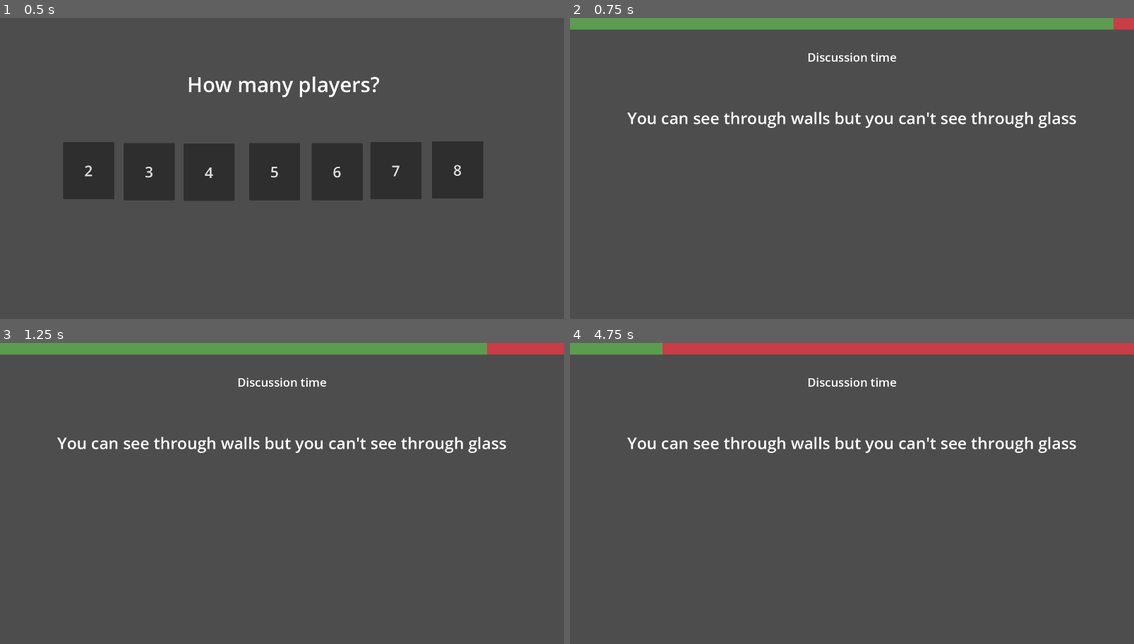
Above: before the commit, frames 1-4 (two rows, left to right).
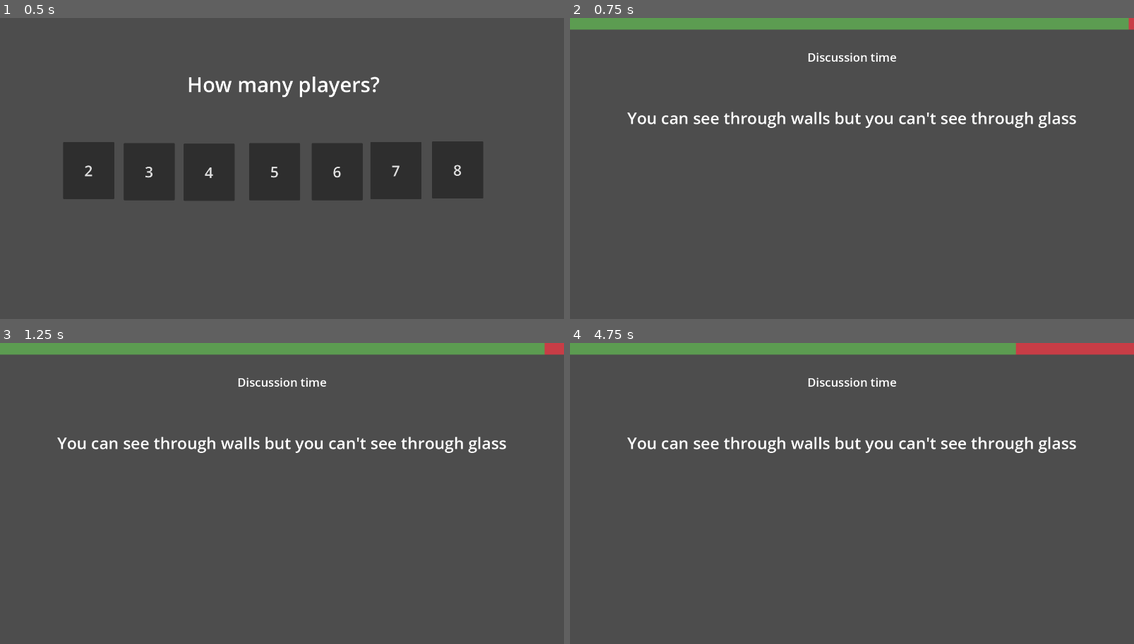
Above: after the commit, the same moments.

Repository: Beepered/WouldYouPressButton
Game: Godot game, scene res://Level.tscn
Same seed, same stepped clock (60 frames per second), same inputs: the game is played once before the commit and once after it.
Inputs:
- Up to frame 1 (0.5 s): no input
- Up to frame 2 (0.75 s): click "2" at 0.5 s
- Up to frame 3 (1.25 s): no input
- Up to frame 4 (4.75 s): no input

Frame 1 is identical in both runs. In frame 2, 0.1% of the frame differs, in the area x 96-100%, y 0-4%; in frame 3, 0.4%; in frame 4, 2.5%, in the area x 16-80%, y 0-4%.

Commit message:
longer timers

Diff:
--- a/GameManager.gd
+++ b/GameManager.gd
@@ -91,7 +91,6 @@
 		playerName.text = "player " + str(numVoted + 1)
 	else: # once everyone has voted
 		voteTimer.stop()
-		# check the "votes" array variable to see who is in majority
 		show_vote_percentages()
 
 func show_vote_percentages():
--- a/Level.tscn
+++ b/Level.tscn
@@ -154,11 +154,11 @@
 text = "Don't press"
 
 [node name="discussion timer" type="Timer" parent="Game voting stuff"]
-wait_time = 5.0
+wait_time = 20.0
 one_shot = true
 
 [node name="vote timer" type="Timer" parent="Game voting stuff"]
-wait_time = 3.0
+wait_time = 10.0
 one_shot = true
 
 [node name="Voting Results" type="Node2D" parent="."]
